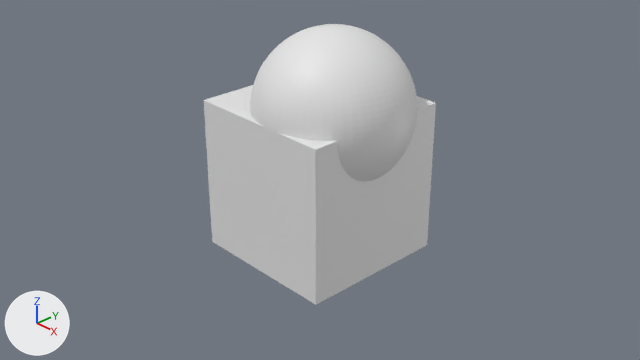
The Blender file Samples/014-coral.blend, before and after one commit.
One viewpoint serves both versions: the file's camera 'Camera'. Lighting does not change. The marker at lower left points along +X, +Y and +Z.

The first picture shows 'Base', 'Sphere'.
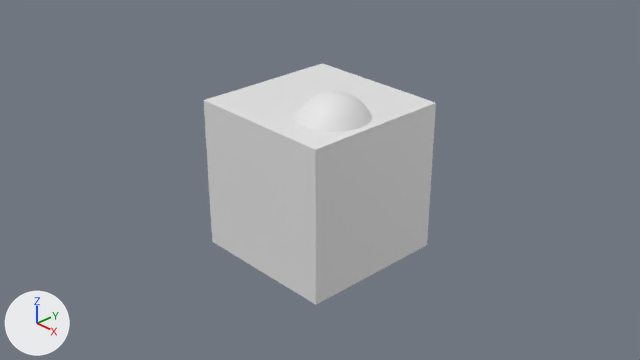
Edits to the scene script, one JSON object a line:
```json
{"op": "set", "path": "ob_sphere.location", "old": "(0.256, -0.006, 0.982)", "new": "(0.464, -0.212, 0.786)"}
{"op": "set", "path": "ob_sphere.scale", "old": "(1.0, 1.0, 1.0)", "new": "(0.5, 0.5, 0.5)"}
```

Changed parts and their boxes [x1, y1, x2, y2] in the pictures (640 x 360 px):
```json
{"object": "Sphere", "change": "moved, rescaled", "before": [250, 24, 418, 182], "after": [295, 91, 372, 132]}
```
